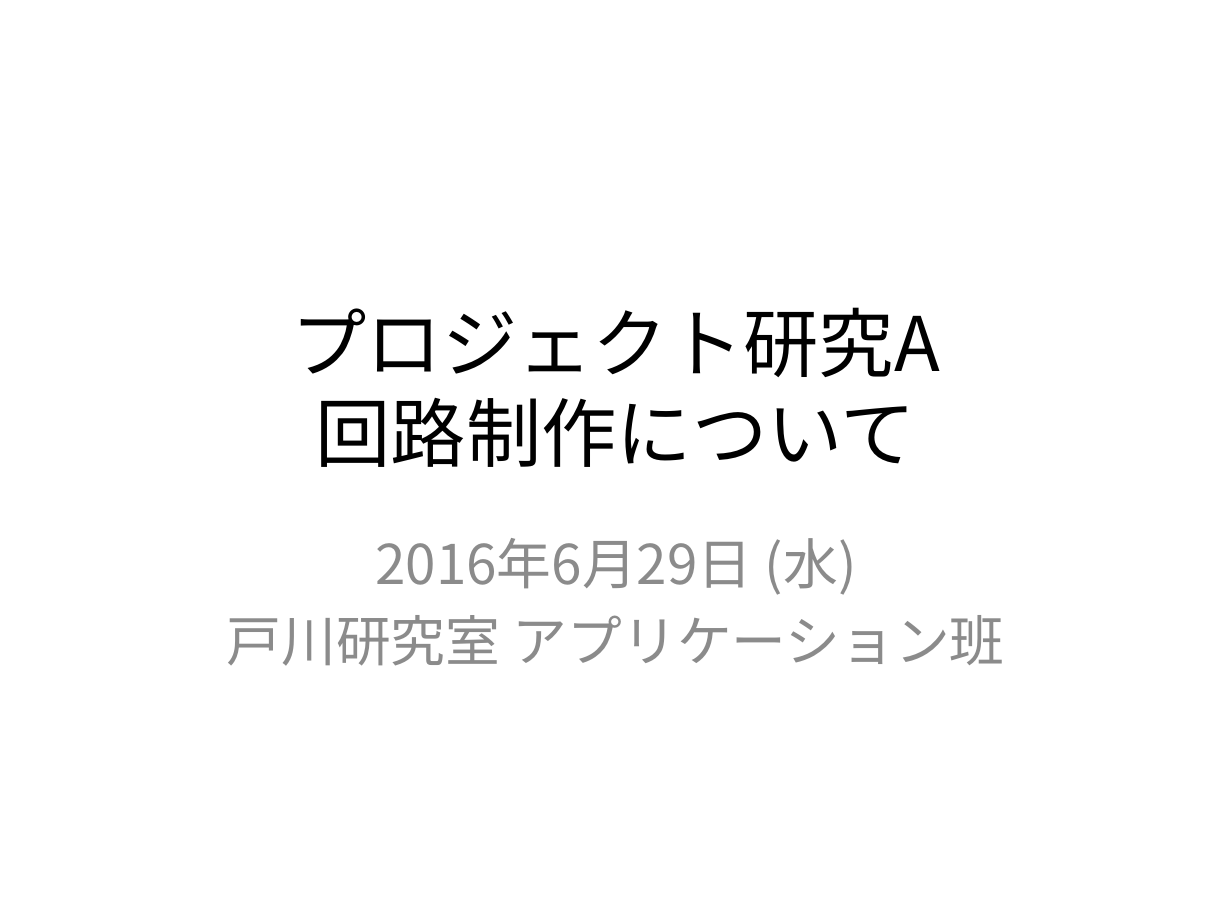
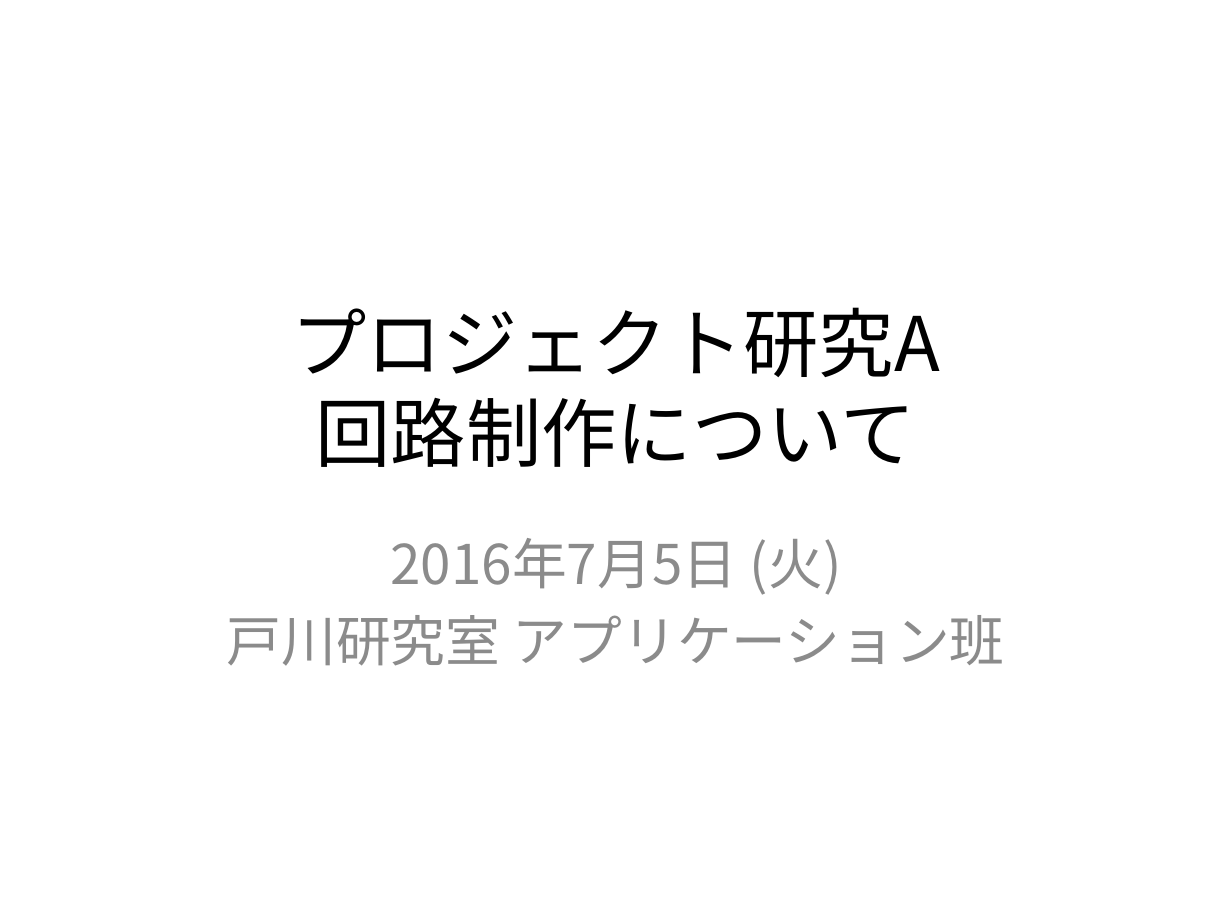
Before and after one commit to kotarot/pi-driving, a slide deck: slide 1 of circuits.pptx. Drawn at 1232x924 pixels with LibreOffice and Linux fonts; fonts in the diff are those of the drawing. Boxes give left, top, right and bottom in pixels: in the first picture for what was removed or moved away, otherwise in the second. Text is boxed around its words. In the diff, an @@ line names an element or a change of style, - is before the commit and + after.

Commit message:
Update ppt

```diff
--- a/circuits.pptx
+++ b/circuits.pptx
@@ subtitle at box(390, 538, 842, 595): text changed @@
-2016年6月29日 (水)
+2016年7月5日 (火)
```
Also in this commit, not shown: 1 other file.
